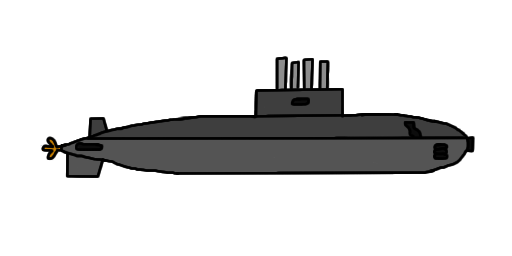
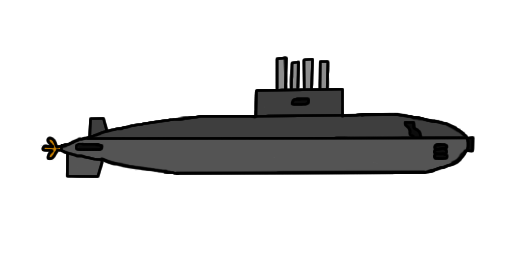
Layer changes from the first w=512, h=256 image to the second:
renamed "Layer 2 copy" to "Layer 3", painted on it over bbox(43, 56, 468, 175)
